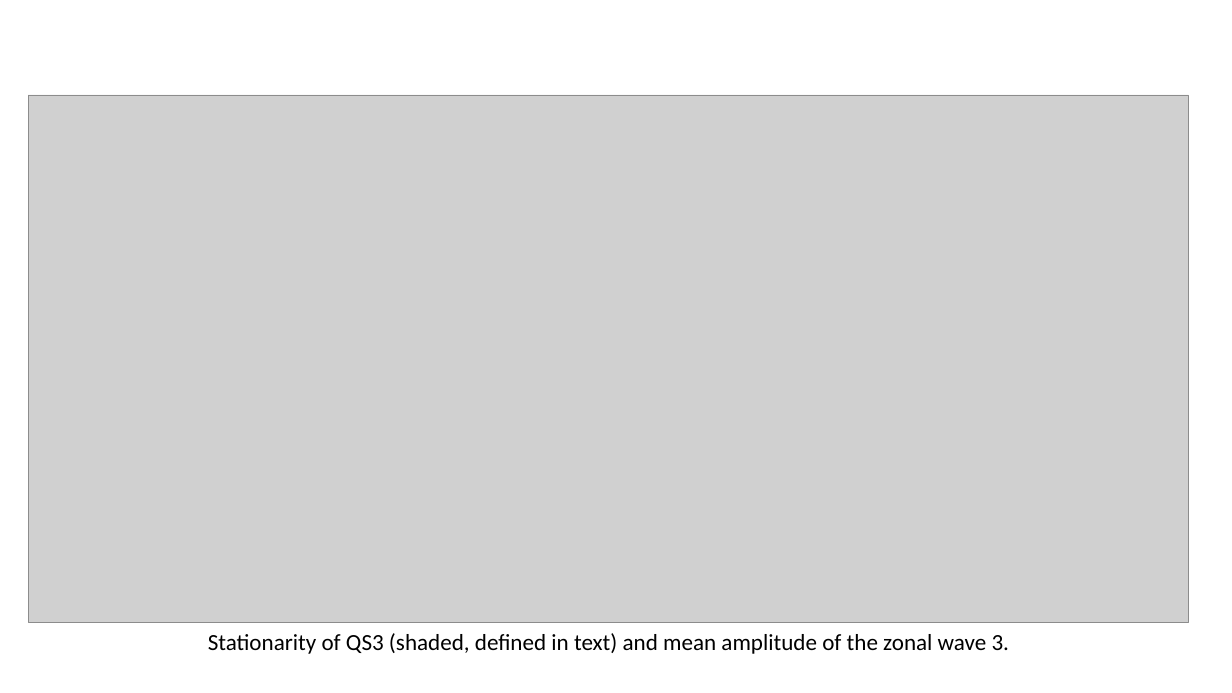
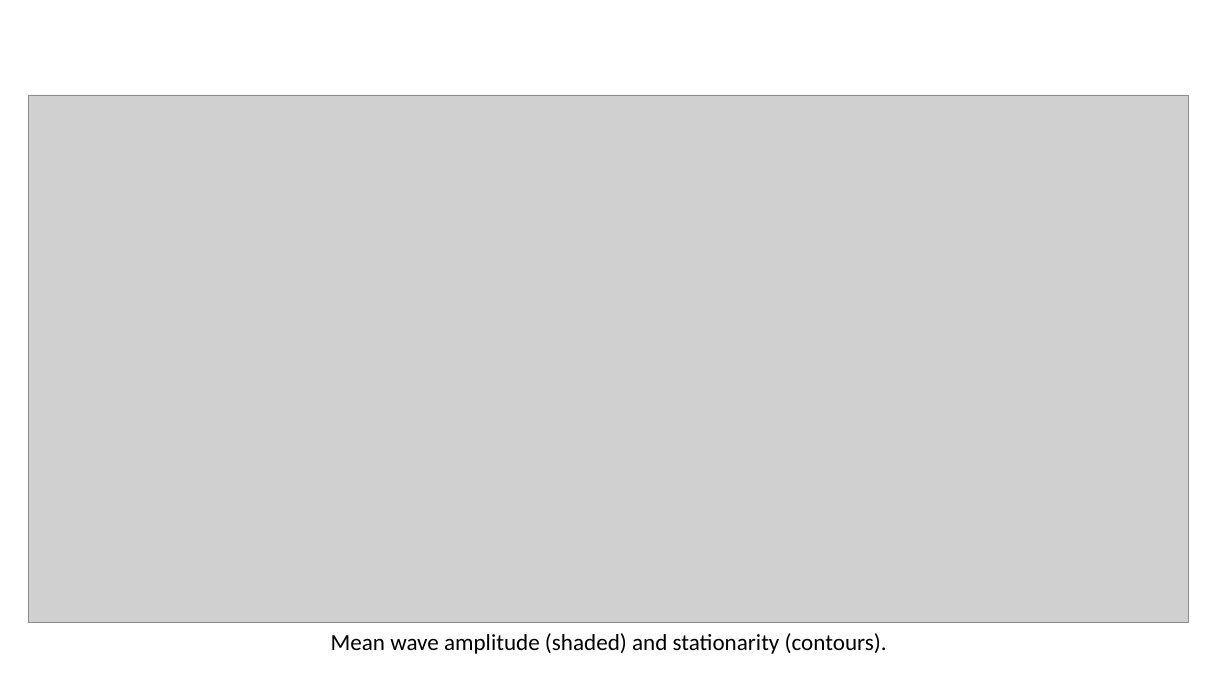
Before and after one commit to eliocamp/onda3, a slide deck: slide 9 of 06-paper_tesis.pptx (slide 4 before the commit). Drawn at 1232x693 pixels with LibreOffice and Linux fonts; fonts in the diff are those of the drawing; grey boxes stand for pictures. Boxes give left, top, right and bottom in pixels: in the first picture for what was removed or moved away, otherwise in the second. Text is boxed around its words. In the diff, an @@ line names an element or a change of style, - is before the commit and + after.

```diff
--- a/06-paper_tesis.pptx
+++ b/06-paper_tesis.pptx
@@ text at (x1=331, y1=633, x2=887, y2=654): text changed @@
-Stationarity of QS3 (shaded, defined in text) and mean amplitude of the zonal wave 3.
+Mean wave amplitude (shaded) and stationarity (contours).
```
Also in this commit, not shown: 1 other slide changed, 7 slides added, 1 slide removed, 9 other files.
